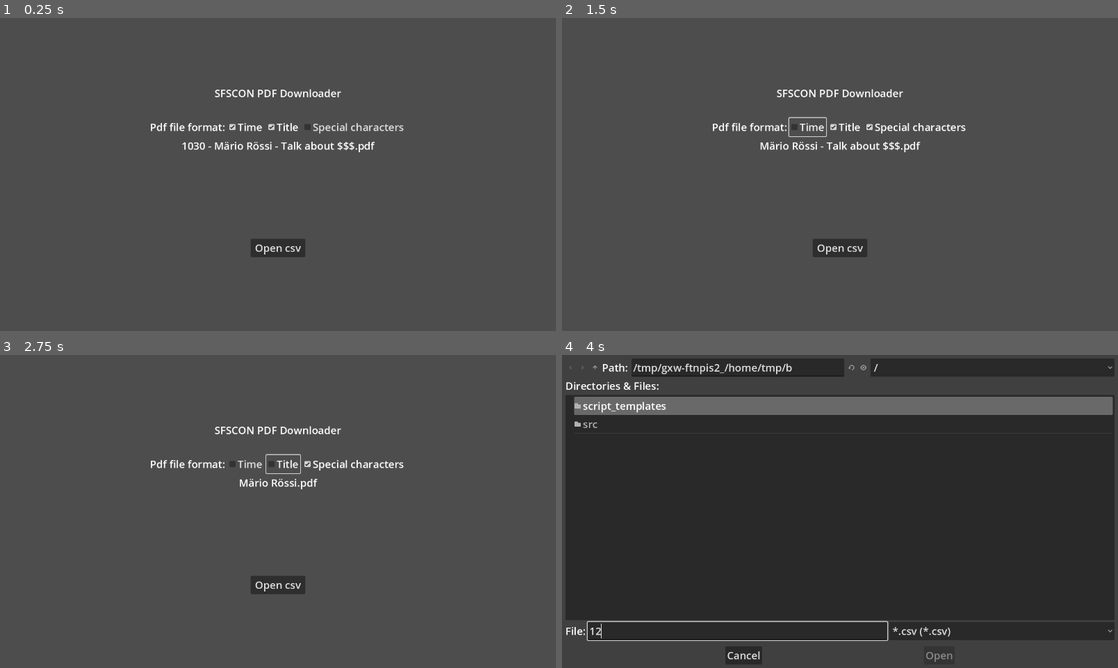
Above: before the commit, frames 1-4 (two rows, left to right).
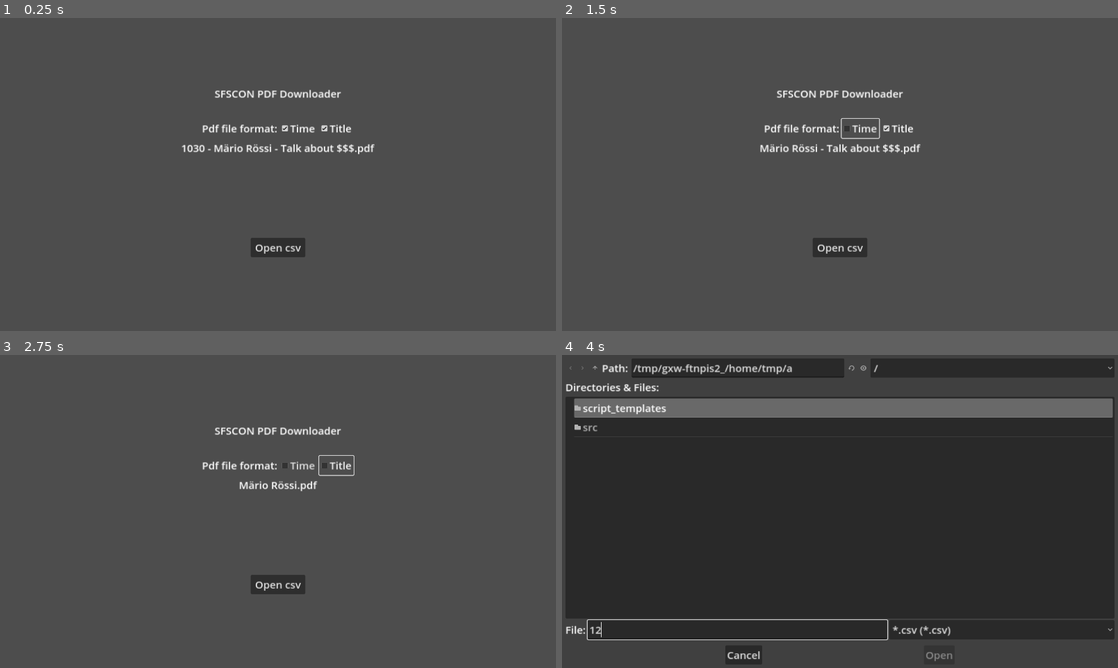
Above: after the commit, the same moments.

Repository: noi-techpark/sfscon-pdf-downloader
Game: Godot game, scene res://src/main.tscn
Same seed, same stepped clock (60 frames per second), same inputs: the game is played once before the commit and once after it.
Inputs (mouse positions are in pixels of both pictures, inside the frame that each line leads up to):
- Up to frame 1 (0.25 s): no input
- Up to frame 2 (1.5 s): click (917, 127) at 0.5 s, where only the run before the commit has a clickable "Special characters"; click "Time" at 1.25 s
- Up to frame 3 (2.75 s): click "Title" at 2 s
- Up to frame 4 (4 s): click "Open csv" at 2.75 s; click (739, 630) at 3.52 s; type "12" at 3.6 s

The runs differ from the first frame. In frame 1, 1.6% of the frame differs, in the area x 27-73%, y 22-76%; in frame 2, 1.6%; in frame 3, 1.4%; in frame 4, 3.6%, in the area x 0-100%, y 2-98%.

Commit message:
remove all regex stuff

Diff:
--- a/app/project.godot
+++ b/app/project.godot
@@ -19,7 +19,7 @@
 
 window/size/viewport_width=1280
 window/size/viewport_height=720
-window/stretch/mode="viewport"
+window/stretch/mode="canvas_items"
 
 [gui]
 
--- a/app/src/main.gd
+++ b/app/src/main.gd
@@ -32,8 +32,6 @@
 
 @onready var time_checkbox: CheckBox = $Settings/PdfConfig/TimeCheckbox
 @onready var title_checkbox: CheckBox = $Settings/PdfConfig/TitleCheckBox
-@onready var regex_checkbox: CheckBox = $Settings/PdfConfig/RegexCheckbox
-@onready var windows_warning = $Settings/WindowsWarning
 
 @onready var submit: Button = $Settings/Submit
 
@@ -63,7 +61,6 @@
 
 var include_title: bool
 var include_time: bool
-var include_special_characters: bool
 
 # Called when the node enters the scene tree for the first time.
 func _ready() -> void:
@@ -71,7 +68,6 @@
 
 	time_checkbox.button_pressed = include_time
 	title_checkbox.button_pressed = include_title
-	regex_checkbox.button_pressed = include_special_characters
 
 	# load saved pdf path, if exists
 	if not pdf_path.is_empty():
@@ -97,9 +93,6 @@
 	pdf_path = config.get_value("settings", "pdf_path", "")
 	include_title = config.get_value("settings", "include_title", true)
 	include_time = config.get_value("settings", "include_time", true)
-	include_special_characters = config.get_value("settings", "include_special_characters", false)
-
-	windows_warning.visible = OS.get_name() == "Windows" and include_special_characters
 
 
 func _save_config(path: String) -> void:
@@ -107,7 +100,6 @@
 	config.set_value("settings", "pdf_path", pdf_path)
 	config.set_value("settings", "include_title", include_title)
 	config.set_value("settings", "include_time", include_time)
-	config.set_value("settings", "include_special_characters", include_special_characters)
 	config.save("user://settings.cfg")
 
 
@@ -281,10 +273,10 @@
 		time = ""
 	if not include_title:
 		title = ""
-
-	if not include_special_characters:
+	else:
 		title = title.validate_filename()
-		speaker = speaker.validate_filename()
+
+	speaker = speaker.validate_filename()
 
 	var text: String = ""
 	if include_time:
@@ -321,12 +313,6 @@
 	_update_example()
 
 
-func _on_regex_checkbox_toggled(button_pressed) -> void:
-	include_special_characters = button_pressed
-	_update_example()
-	windows_warning.visible = OS.get_name() == "Windows" and include_special_characters
-
-
 func _on_submit_pressed() -> void:
 	file_dialog.show()
 
--- a/app/src/main.tscn
+++ b/app/src/main.tscn
@@ -57,11 +57,6 @@
 button_pressed = true
 text = "Title"
 
-[node name="RegexCheckbox" type="CheckBox" parent="Settings/PdfConfig"]
-layout_mode = 2
-button_pressed = true
-text = "Special characters"
-
 [node name="Example" type="Label" parent="Settings"]
 layout_mode = 2
 text = "1030 - Märio Rössi - Talk about $$$.pdf"
@@ -72,12 +67,6 @@
 custom_minimum_size = Vector2(0, 30)
 layout_mode = 2
 size_flags_vertical = 3
-
-[node name="WindowsWarning" type="Label" parent="Settings"]
-layout_mode = 2
-text = "WARNING! Using special characters on Windows
-might cause crashes during download."
-horizontal_alignment = 1
 
 [node name="HSeparator3" type="HSeparator" parent="Settings"]
 modulate = Color(1, 1, 1, 0)
@@ -170,7 +159,6 @@
 
 [connection signal="toggled" from="Settings/PdfConfig/TimeCheckbox" to="." method="_on_time_checkbox_toggled"]
 [connection signal="toggled" from="Settings/PdfConfig/TitleCheckBox" to="." method="_on_title_check_box_toggled"]
-[connection signal="toggled" from="Settings/PdfConfig/RegexCheckbox" to="." method="_on_regex_checkbox_toggled"]
 [connection signal="pressed" from="Settings/Submit" to="." method="_on_submit_pressed"]
 [connection signal="file_selected" from="WebsiteFileDialog" to="." method="_on_website_file_dialog_file_selected"]
 [connection signal="pressed" from="Result/Restart" to="." method="_on_restart_pressed"]
